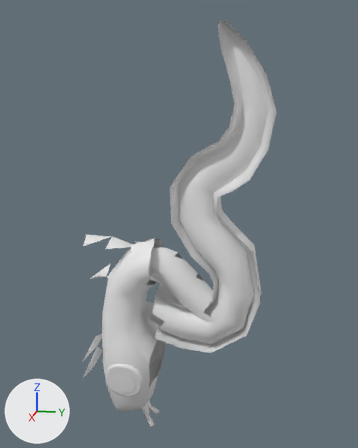
The OBJ model crates/alife_game_app/assets/production_voxel_v1/creature_parts/generated/taipan_compact_parts.obj: old version first, new version second.
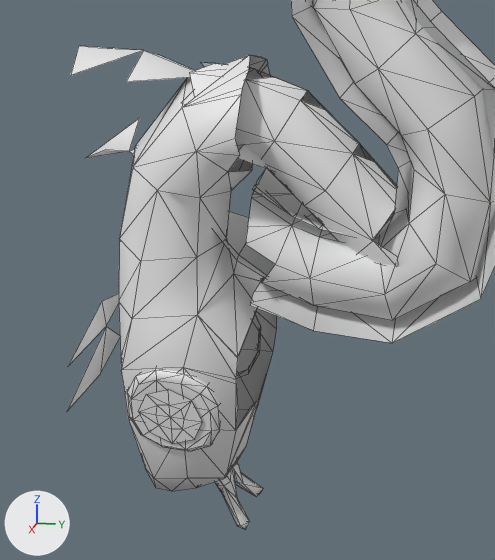
Old and new are each drawn whole from a 50 mm lens placed at (2.9, 0.72, 0.8), pointed at (-0.03, 0.14, 0.07) and again close up on the part from 15% to 70% of the width and 48% to 98% of the height. Arrows for +X, +Y and +Z are at lower left; the lights stay in place. The first two pictures are the older version. The close-ups show mesh edges as thin lines. Where no turn or scale is listed for an object, it has been applied to the vertices. Vertices at exactly the same position are counted once.

Before the edit, the objects in view are built like this:
```python
me_part_head = bpy.data.meshes.new('part_head')
me_part_head.from_pydata(...)  # 316 vertices, 532 faces; spans x -0.242..0.242, y -0.35..0.0, z -1.315..-0.022
me_part_left_leg = bpy.data.meshes.new('part_left_leg')
me_part_left_leg.from_pydata(...)  # 89 vertices, 133 faces; spans x -0.12..0.08, y 0.0..0.7, z -0.73..1.23
me_part_right_arm = bpy.data.meshes.new('part_right_arm')
me_part_right_arm.from_pydata(...)  # 44 vertices, 42 faces; spans x 0.0..0.143, y -0.17..0.38, z -0.91..-0.048
me_part_right_leg = bpy.data.meshes.new('part_right_leg')
me_part_right_leg.from_pydata(...)  # 89 vertices, 133 faces; spans x -0.08..0.12, y 0.0..0.7, z -0.73..1.23
me_part_torso = bpy.data.meshes.new('part_torso')
me_part_torso.from_pydata(...)  # 32 vertices, 22 faces; spans x -0.223..0.223, y -0.462..0.11, z -0.949..-0.022
ob_part_head = bpy.data.objects.new('part_head', me_part_head)
ob_part_head.location = (0.0, 0.0, 0.0)
ob_part_left_leg = bpy.data.objects.new('part_left_leg', me_part_left_leg)
ob_part_left_leg.location = (0.0, 0.0, 0.0)
ob_part_right_arm = bpy.data.objects.new('part_right_arm', me_part_right_arm)
ob_part_right_arm.location = (0.0, 0.0, 0.0)
ob_part_right_leg = bpy.data.objects.new('part_right_leg', me_part_right_leg)
ob_part_right_leg.location = (0.0, 0.0, 0.0)
ob_part_torso = bpy.data.objects.new('part_torso', me_part_torso)
ob_part_torso.location = (0.0, 0.0, 0.0)
```
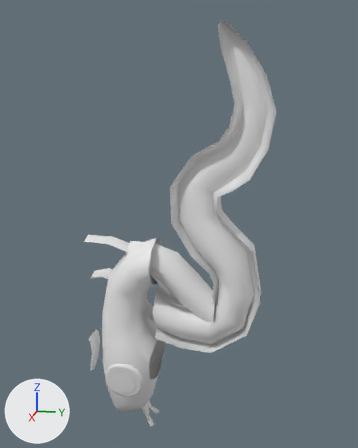
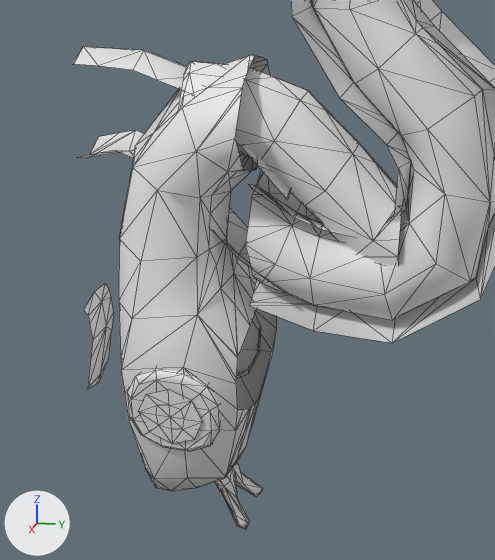
Changed parts and their boxes (x1, y1, x2, y2) in the close-ups (495 x 560 px):
'part_right_arm', reshaped (8% wider): before (190, 63, 398, 266); after (179, 62, 403, 266)
'part_left_leg', reshaped: before (250, 0, 495, 343); after (249, 0, 495, 343)
'part_torso', reshaped (6% shorter): before (67, 46, 275, 411); after (73, 46, 290, 388)
part 1 of me_part_head, built on: before (121, 55, 269, 529); after (121, 55, 276, 529)
part 2 of me_part_left_leg, added: after (249, 0, 495, 343)
part 3 of me_part_right_arm, added: after (179, 62, 215, 104)
part 4 of me_part_right_arm, added: after (373, 204, 403, 257)
part 5 of me_part_right_leg, added: after (245, 0, 495, 282)
part 6 of me_part_torso, reshaped: before (71, 46, 272, 171); after (73, 46, 290, 199)
part 7 of me_part_torso, built on: before (86, 118, 275, 277); after (80, 130, 290, 295)
part 8 of me_part_torso, reshaped: before (67, 293, 120, 411); after (84, 284, 114, 388)

The change, as a list of edits to the scene's bpy script:
```text
Change me_part_head:
    used by ob_part_head; location = (0.0, 0.0, 0.0)
    remove me_part_head.from_pydata(...)  # 316 vertices, 532 faces; spans x -0.242..0.242, y -0.35..0.0, z -1.315..-0.022
    add me_part_head.from_pydata(...)  # 412 vertices, 716 faces; spans x -0.242..0.242, y -0.35..0.0, z -1.315..-0.022
    me_part_head part 1
    103 faces are deleted
    96 vertices are added at x -0.156..0.156, y -0.339..0.0, z -1.315..-0.022
    287 new faces join them
Change me_part_left_leg:
    used by ob_part_left_leg; location = (0.0, 0.0, 0.0)
    remove me_part_left_leg.from_pydata(...)  # 89 vertices, 133 faces; spans x -0.12..0.08, y 0.0..0.7, z -0.73..1.23
    add me_part_left_leg.from_pydata(...)  # 172 vertices, 293 faces; spans x -0.12..0.08, y 0.0..0.7, z -0.73..1.23
    me_part_left_leg part 2: 83 vertices added at x -0.09..0.08, y 0.0..0.67, z -0.7..1.11
Change me_part_right_arm:
    used by ob_part_right_arm; location = (0.0, 0.0, 0.0)
    remove me_part_right_arm.from_pydata(...)  # 44 vertices, 42 faces; spans x 0.0..0.143, y -0.17..0.38, z -0.91..-0.048
    add me_part_right_arm.from_pydata(...)  # 61 vertices, 71 faces; spans x 0.0..0.143, y -0.17..0.38, z -0.949..-0.047
    me_part_right_arm part 3: 5 vertices added at x 0.0..0.121, y -0.17..-0.165, z -0.171..-0.047
    me_part_right_arm part 4: 5 vertices added at x 0.0..0.092, y 0.25..0.38, z -0.534..-0.365
    other edits to the shape of me_part_right_arm do not show in these pictures
Change me_part_right_leg:
    used by ob_part_right_leg; location = (0.0, 0.0, 0.0)
    remove me_part_right_leg.from_pydata(...)  # 89 vertices, 133 faces; spans x -0.08..0.12, y 0.0..0.7, z -0.73..1.23
    add me_part_right_leg.from_pydata(...)  # 172 vertices, 293 faces; spans x -0.08..0.12, y 0.0..0.7, z -0.73..1.23
    me_part_right_leg part 5: 83 vertices added at x -0.08..0.09, y 0.0..0.67, z -0.7..1.11
Change me_part_torso:
    used by ob_part_torso; location = (0.0, 0.0, 0.0)
    remove me_part_torso.from_pydata(...)  # 32 vertices, 22 faces; spans x -0.223..0.223, y -0.462..0.11, z -0.949..-0.022
    add me_part_torso.from_pydata(...)  # 89 vertices, 94 faces; spans x -0.08..0.08, y -0.45..0.1, z -0.975..-0.022
    me_part_torso part 6: 10 vertices removed from x -0.128..0.128, y -0.462..0.11, z -0.344..-0.022; 30 vertices added at x -0.08..0.08, y -0.45..0.1, z -0.365..-0.022
    me_part_torso part 7: 7 vertices removed from x -0.129..0.129, y -0.459..-0.019, z -0.518..-0.249; 30 vertices added at x -0.08..0.08, y -0.45..0.1, z -0.661..-0.268
    me_part_torso part 8: 4 vertices removed from x -0.223..0.223, y -0.459..-0.44, z -0.943..-0.803; 18 vertices added at x -0.08..0.08, y -0.45..-0.428, z -0.975..-0.704
```
